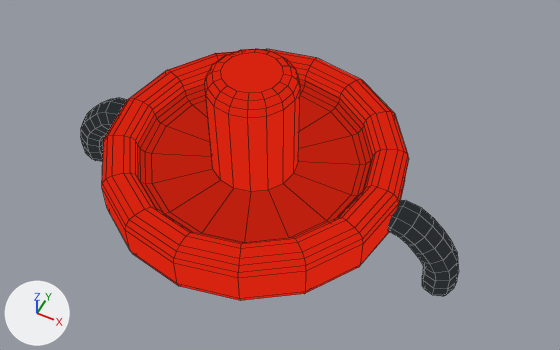
Two versions of the Blender file PUUCK/Beater.blend, one commit apart.
Rendered twice from a 50 mm lens placed at (0.633, -1.13, 1.647), pointed at (0.069, -0.001, 0.236). Every picture has the same lights, and +X, +Y and +Z are marked at lower left. Mesh edges are drawn as thin lines.

The first picture shows 'Player'.
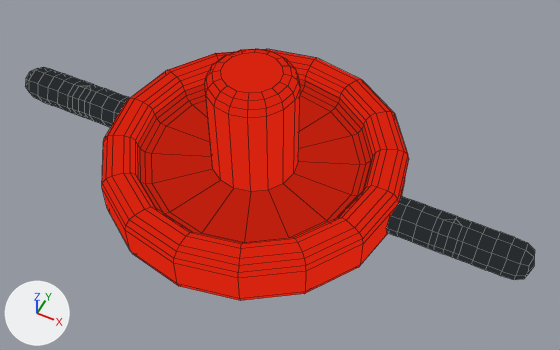
The change, as JSON lines over the scene's bpy script:
```json
{"block": "me_cylinder_001", "where": "# used by ob_player; location = (0.0, 0.0, 0.172)"}
{"op": "remove", "block": "me_cylinder_001", "code": "me_cylinder_001.from_pydata(...)  # 696 vertices, 674 faces; spans x -0.541..0.541, y -0.37..0.37, z -0.18..0.364"}
{"op": "add", "block": "me_cylinder_001", "code": "me_cylinder_001.from_pydata(...)  # 752 vertices, 730 faces; spans x -0.69..0.69, y -0.37..0.37, z -0.18..0.364"}
{"block": "me_cylinder_001", "change": "me_cylinder_001 part 1: a new loose piece of 118 vertices spanning x 0.345..0.69, y -0.044..0.044, z 0.03..0.118, in mat_material_001"}
{"block": "me_cylinder_001", "change": "me_cylinder_001 part 2: a new loose piece of 118 vertices spanning x -0.69..-0.345, y -0.044..0.044, z 0.03..0.118, in mat_material_001"}
{"block": "me_cylinder_001", "change": "me_cylinder_001 part 3"}
{"block": "me_cylinder_001", "change": "90 vertices are removed from x 0.336..0.541, y -0.042..0.042, z -0.139..0.112"}
{"block": "me_cylinder_001", "change": "88 faces are deleted"}
{"block": "me_cylinder_001", "change": "me_cylinder_001 part 4"}
{"block": "me_cylinder_001", "change": "90 vertices are removed from x -0.541..-0.336, y -0.042..0.042, z -0.139..0.112"}
{"block": "me_cylinder_001", "change": "88 faces are deleted"}
```

Where the change shows, as pixel boxes [x1, y1, x2, y2] in the pictures (560 x 350 px):
```json
{"object": "Player", "change": "reshaped", "before": [81, 49, 458, 301], "after": [25, 49, 535, 301], "on screen": "35% wider"}
{"part": 1, "of": "me_cylinder_001", "change": "added", "after": [386, 196, 535, 280], "on screen": "black"}
{"part": 2, "of": "me_cylinder_001", "change": "added", "after": [25, 67, 130, 128], "on screen": "black"}
{"part": 3, "of": "me_cylinder_001", "change": "deleted", "before": [388, 200, 458, 296], "on screen": "black"}
{"part": 4, "of": "me_cylinder_001", "change": "deleted", "before": [81, 98, 128, 161], "on screen": "black"}
```
